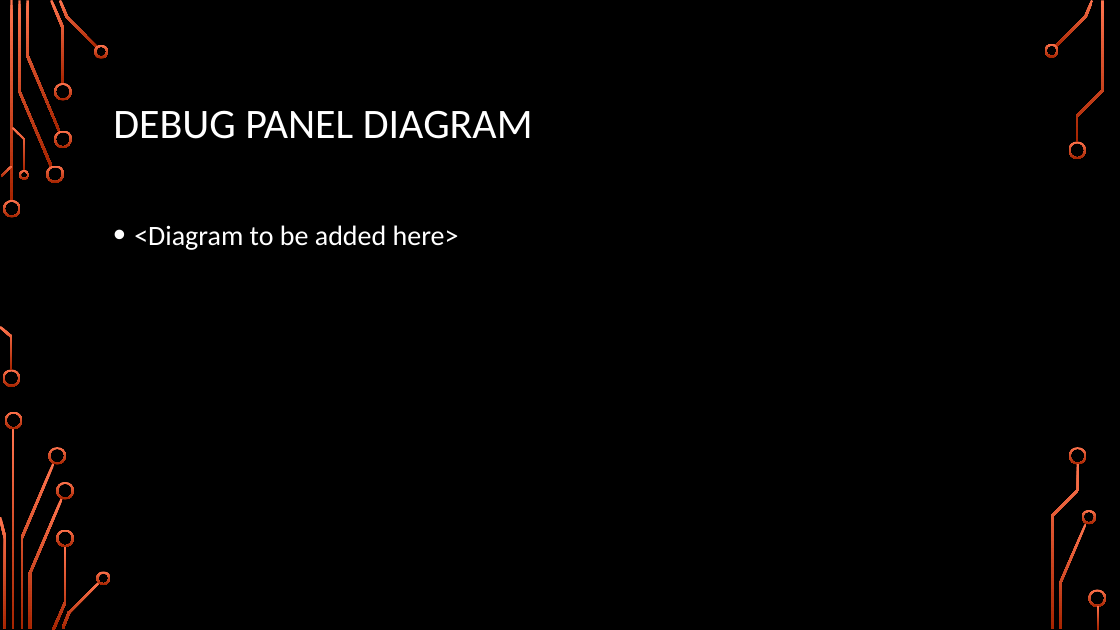
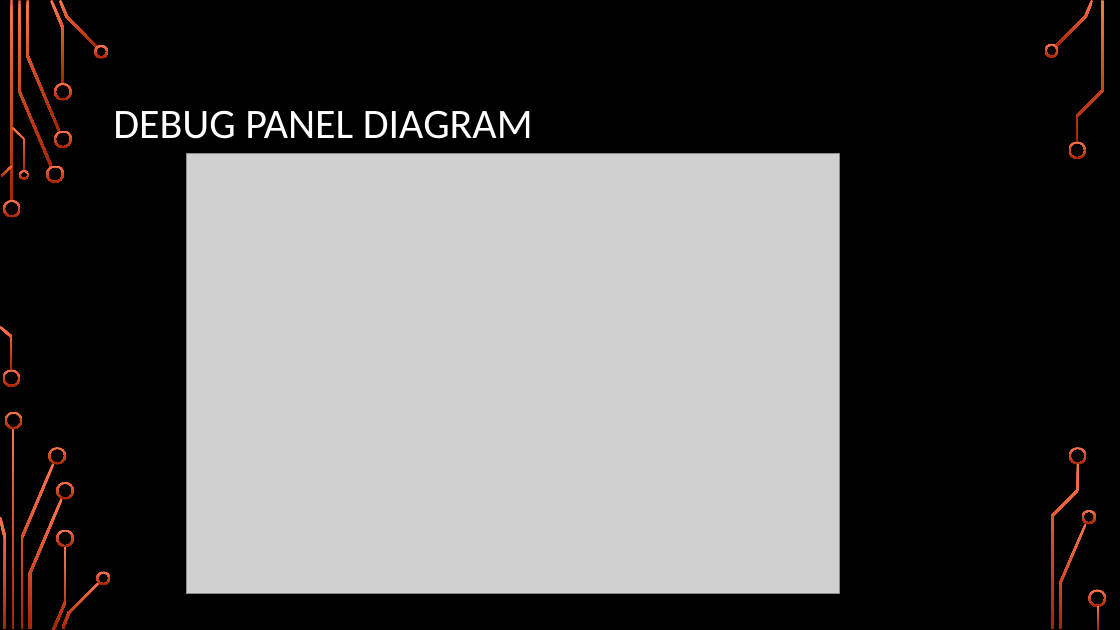
Before and after one commit to Logiant/AgileRoboticControls, a slide deck: slide 35 of Documentation/Presentation/Design Presentation/Design Presentation.pptx. Drawn at 1120x630 pixels with LibreOffice and Linux fonts; fonts in the diff are those of the drawing; grey boxes stand for pictures; background and template pictures are left out. Boxes give left, top, right and bottom in pixels: in the first picture for what was removed or moved away, otherwise in the second. Text is boxed around its words. In the diff, an @@ line names an element or a change of style, - is before the commit and + after.

Commit message:
Design Presentation Updated
Debug Panel Added

```diff
--- a/Documentation/Presentation/Design Presentation/Design Presentation.pptx
+++ b/Documentation/Presentation/Design Presentation/Design Presentation.pptx
@@ picture added at [187, 154, 839, 594] @@
@@ text removed at [134, 225, 459, 250] @@
-• <Diagram to be added here>
```
